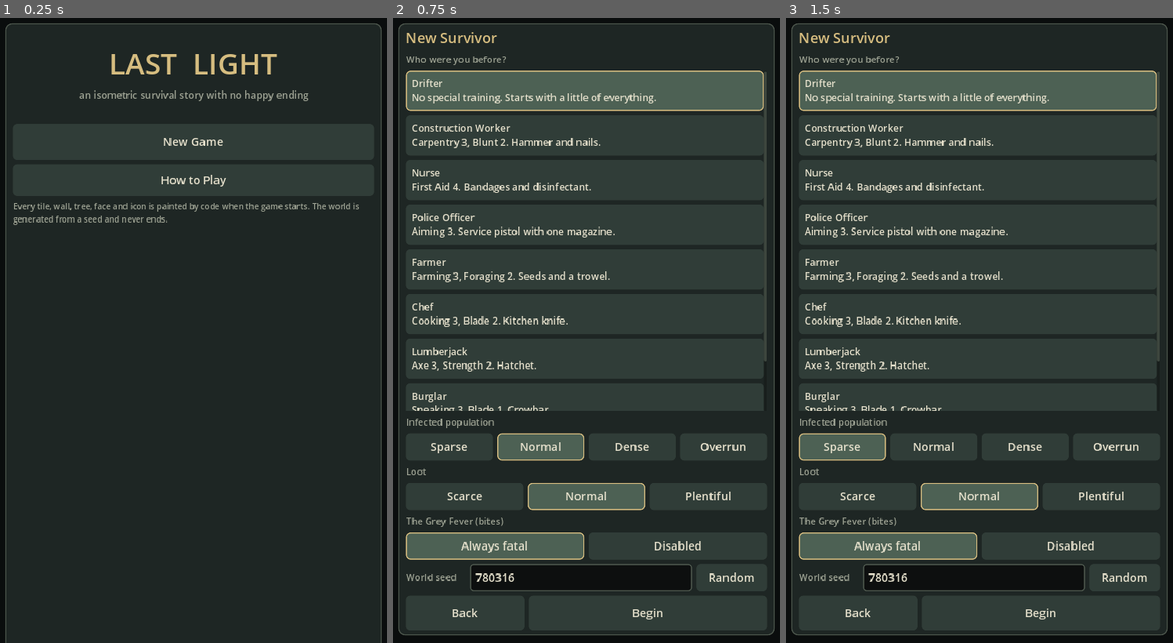
Above: before the commit, frames 1-3 (left to right).
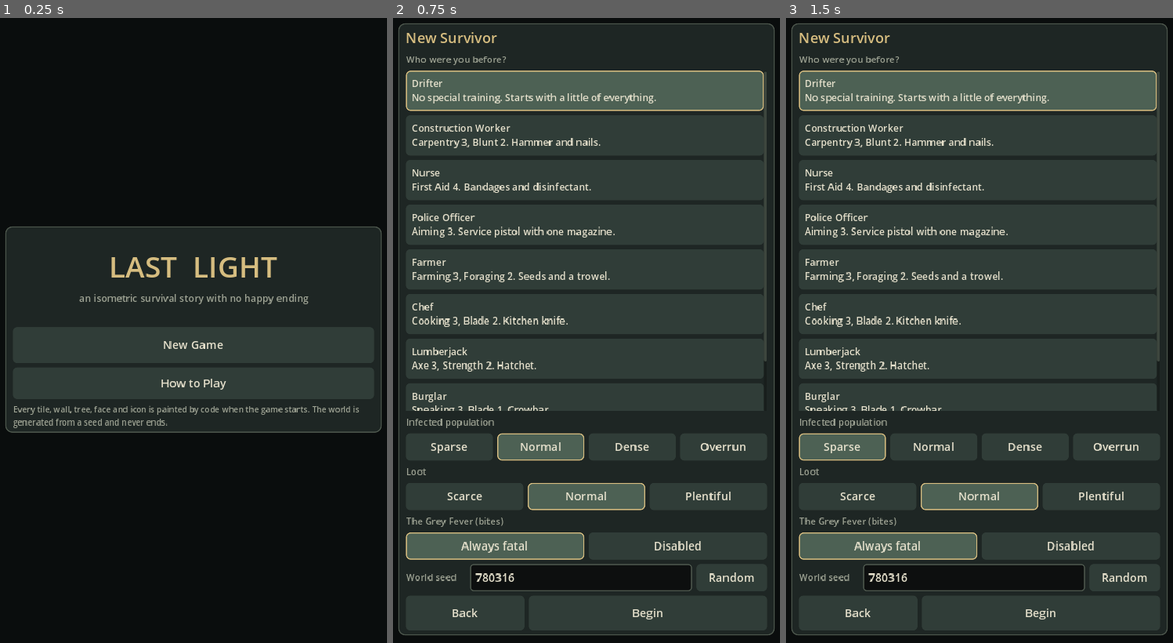
Above: after the commit, the same moments.

Repository: kalashgit/last-light-godot
Game: Godot game, scene res://main.tscn
Same seed, same stepped clock (60 frames per second), same inputs: the game is played once before the commit and once after it.
Inputs:
- Up to frame 1 (0.25 s): no input
- Up to frame 2 (0.75 s): click "New Game" at 0.5 s
- Up to frame 3 (1.5 s): click "Sparse" at 1.25 s

The runs differ from the first frame. In frame 1, 66% of the frame differs, in the area x 1-99%, y 0-100%; in frame 2, nothing differs; in frame 3, nothing differs.

Commit message:
Docs, checkpoint report, iPhone checklist, CI workflow, soak test
- README, architecture + save schema, asset provenance (all procedural)
- V0.4-V0.8 checkpoint report with exact test results and what is unverified
- Manual iPhone / Xogot verification checklist
- Full-stack bot soak test; GitHub Actions workflow running the suite on 4.3/4.5
- Panels settle their size once wrapped labels know their width

Co-Authored-By: Claude Fable 5.2 <noreply@anthropic.com>
Claude-Session: https://claude.ai/code/session_01C8bxoNijB8ZzuhSrMZZapV

Diff:
--- a/scripts/ui/panels.gd
+++ b/scripts/ui/panels.gd
@@ -27,6 +27,7 @@
 var _ng_inf := true
 var _ng_seed := ""
 var _confirm_new := false
+var _relayout_frames := 0
 
 func _ready() -> void:
 	layer = 10
@@ -52,6 +53,11 @@
 func is_open() -> bool:
 	return current != ""
 
+func _process(_dt: float) -> void:
+	if _relayout_frames > 0 and current != "":
+		_relayout_frames -= 1
+		layout()
+
 func open(what: String, args: Dictionary = {}) -> void:
 	current = what
 	root.visible = true
@@ -87,13 +93,14 @@
 	box.custom_minimum_size = Vector2(w, 0)
 	box.size = Vector2(w, h if full else 0.0)
 	if not full:
-		box.reset_size()
-		h = minf(box.size.y, safe.size.y - m * 2.0)
+		box.size = Vector2(w, 0)
+		h = minf(box.get_combined_minimum_size().y, safe.size.y - m * 2.0)
 		box.size = Vector2(w, h)
 	box.position = Vector2(safe.position.x + (safe.size.x - w) * 0.5, safe.position.y + (safe.size.y - h) * 0.5)
 	var sw: float = minf(safe.size.x - 40.0, 560.0)
 	sheet.custom_minimum_size = Vector2(sw, 0)
-	sheet.reset_size()
+	sheet.size = Vector2(sw, 0)
+	sheet.size = Vector2(sw, sheet.get_combined_minimum_size().y)
 	sheet.position = Vector2(safe.position.x + (safe.size.x - sw) * 0.5, safe.end.y - sheet.size.y - 20.0)
 
 func rebuild() -> void:
@@ -113,6 +120,8 @@
 		"help": _build_help()
 	dim.color.a = 0.0 if current == "title" or current == "newgame" else 0.62
 	layout.call_deferred()
+	# wrapped labels only know their height once they have a width: settle again next frames
+	_relayout_frames = 3
 
 func _header(title: String, closable: bool = true) -> void:
 	var hb := HBoxContainer.new()
@@ -377,6 +386,7 @@
 	sheet_body.add_child(UiKit.button("Cancel", func(): sheet.visible = false, 50))
 	sheet.visible = true
 	layout.call_deferred()
+	_relayout_frames = 3
 
 func _item_sheet(it: Dictionary, cont: Dictionary) -> void:
 	var p: Player = sim.player
--- /dev/null
+++ b/tests/godot/test_soak_main.gd
@@ -0,0 +1,79 @@
+extends SceneTree
+## Full-stack soak: the real main scene driven by a bot for ~2.5 simulated minutes
+## (movement, combat, interaction, every panel, sleep, save). Fails on any script error.
+## godot --headless --fixed-fps 30 --path . -s tests/godot/test_soak_main.gd
+var main: Node
+var frame := 0
+var t0 := -1
+var rng := RandomNumberGenerator.new()
+var dir := Vector2.RIGHT
+var worst_ms := 0.0
+var total_ms := 0.0
+
+func _initialize() -> void:
+	rng.seed = 12345
+	main = load("res://main.tscn").instantiate()
+	root.add_child(main)
+
+func _process(_dt: float) -> bool:
+	frame += 1
+	if main.state == "title" and t0 < 0:
+		main.new_game(2024, "officer", {"zombies": 1.7})
+		main.sim.settings["god"] = true
+		t0 = frame
+		return false
+	if main.state != "play":
+		return false
+	var f: int = frame - t0
+	var sim: Sim = main.sim
+	var p: Player = sim.player
+	var hud: Hud = main.hud
+	var st: int = Time.get_ticks_usec()
+	if f % 90 == 0:
+		var a: float = rng.randf() * TAU
+		dir = Vector2(cos(a), sin(a))
+		hud.run_on = rng.randf() < 0.6
+		p.sneaking = (not hud.run_on) and rng.randf() < 0.3
+	# the bot steers through the HUD's own input path
+	hud._stick_touch = 99
+	hud._stick_vec = dir
+	if f % 7 == 0:
+		p.try_attack()
+	if f % 61 == 0:
+		Actions.interact(sim, rng.randf() < 0.5)
+	if f % 200 == 50:
+		main.open_panel(["inv", "char", "craft", "map", "pause"][(f / 200) % 5])
+	if f % 200 == 60 and main.panels.is_open():
+		main.panels.close()
+	if main.panels.current == "menu":
+		# pick a random context option like a player would
+		var opts: Array = main.panels._menu_opts
+		main.panels.close()
+		if opts.size() > 0:
+			(opts[rng.randi() % opts.size()]["fn"] as Callable).call()
+	if f == 1500:
+		p.fatigue = 80.0
+		p.panic = 0.0
+		sim.zombies.list.clear()
+		sim.start_sleep(1.0)
+	if f == 1560:
+		sim.wake("soak wake")
+	if f % 700 == 699:
+		main.save_now()
+	if f == 2400:
+		# teleport far away to force heavy streaming, then come back
+		p.pos += Vector2(160, 40)
+	var ms: float = (Time.get_ticks_usec() - st) / 1000.0
+	if f >= 4500:
+		var states := {}
+		for z in sim.zombies.list:
+			states[Zombie.STATE_NAMES[z.state]] = states.get(Zombie.STATE_NAMES[z.state], 0) + 1
+		print("soak: frames=", f, " day=", sim.day(), " hour=", snappedf(sim.hour_of_day(), 0.1), " kills=", p.kills, " zombies=", sim.zombies.list.size(), " ", states)
+		print("soak: chunks=", sim.world.chunks.size(), " views=", main.view._chunks.size(), " zviews=", main.view._zviews.size(), " explored=", sim.world.explored.size(), " inv=", p.inv.size(), " hp=", snappedf(p.hp, 0.1))
+		print("soak: main frame avg=", snappedf(main.frame_ms, 0.01), " ms  sim avg=", snappedf(main.sim_ms, 0.01), " ms")
+		var okv: bool = sim.world.chunks.size() <= 81 and main.view._chunks.size() == sim.world.chunks.size() and p.alive
+		print("RESULT: soak ", "ok" if okv else "FAILED")
+		print("  %s  chunk views match loaded chunks and stay bounded" % ("PASS" if okv else "FAIL"))
+		SaveGame.delete(main.SLOT)
+		quit(0 if okv else 1)
+	return false
Binary file added: docs/checkpoints/screenshots/01_home_interior_cutaway.jpg
Binary file added: docs/checkpoints/screenshots/02_street_combat.jpg
Binary file added: docs/checkpoints/screenshots/03_night_rain.jpg
Binary file added: docs/checkpoints/screenshots/04_downtown.jpg
Binary file added: docs/checkpoints/screenshots/05_wilderness.jpg
Binary file added: docs/checkpoints/screenshots/06_inventory.jpg
Binary file added: docs/checkpoints/screenshots/07_map.jpg
Binary file added: docs/checkpoints/screenshots/08_build_placement.jpg
Binary file added: docs/checkpoints/screenshots/09_portrait_home.jpg
Binary file added: docs/checkpoints/screenshots/10_portrait_combat.jpg
Binary file added: docs/checkpoints/screenshots/11_portrait_health.jpg
Binary file added: docs/checkpoints/screenshots/12_portrait_crafting.jpg
(and 6 more such lines)
